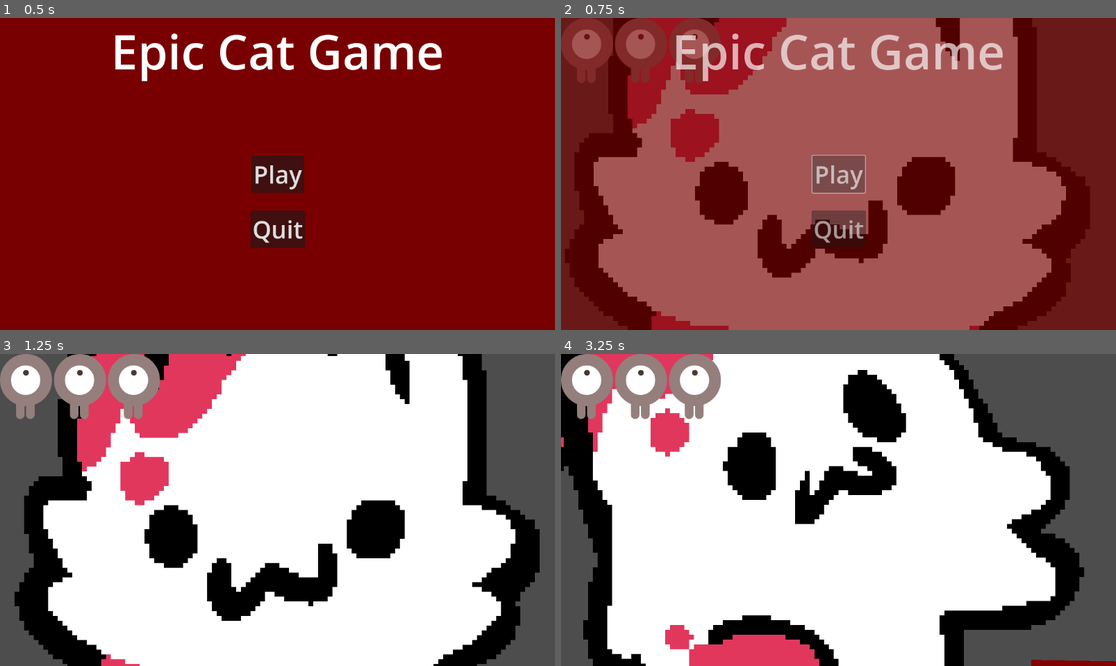
Above: before the commit, frames 1-4 (two rows, left to right).
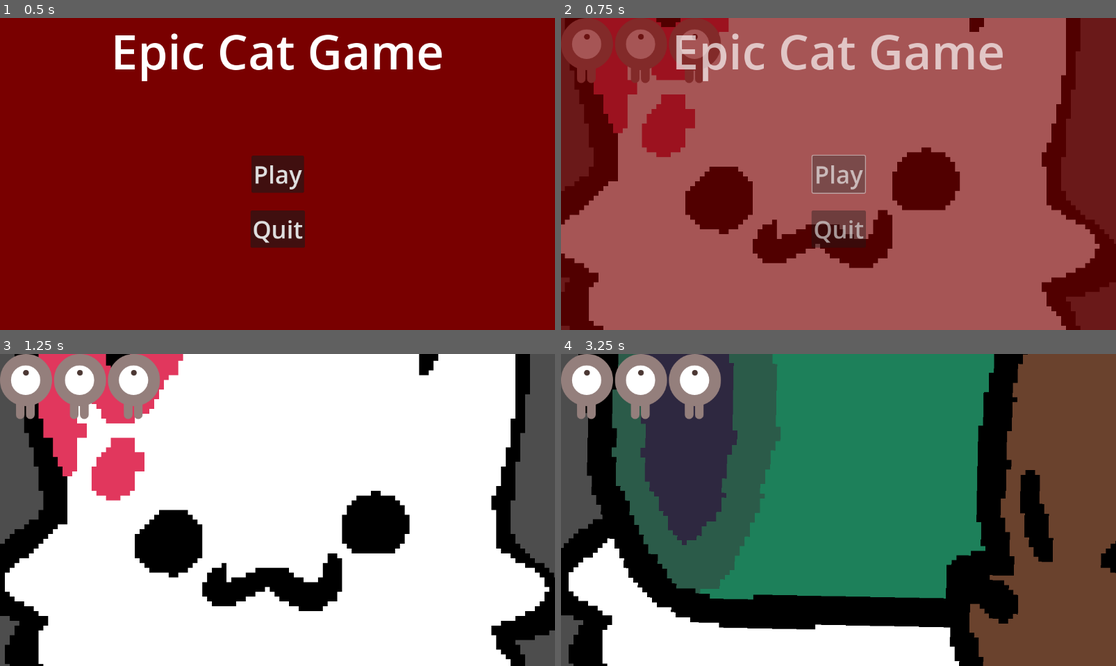
Above: after the commit, the same moments.

Repository: miyo6032/ProjectGodotWild63
Game: Godot game, scene res://scenes/main.tscn
Two runs of this game, one before a commit and one after it. Both use one fixed random seed, a clock stepped at 60 frames per second and the inputs below.
Inputs:
- Up to frame 1 (0.5 s): no input
- Up to frame 2 (0.75 s): click "Play" at 0.5 s
- Up to frame 3 (1.25 s): no input
- Up to frame 4 (3.25 s): tap Enter at 1.25 s; hold Right (attack_right) 1.28-2.03 s; tap Tab at 1.35, 2.1, 2.85 s; hold Down (attack_down) 2.03-2.78 s; hold Right (attack_right) from 2.78 s (still down)

Frame 1 is identical in both runs. In frame 2, 25% of the frame differs, in the area x 0-100%, y 0-100%; in frame 3, 26%; in frame 4, 86%.

Commit message:
Add enemy sprites

Diff:
--- a/scenes/EnemyDeathState.gd
+++ b/scenes/EnemyDeathState.gd
@@ -6,9 +6,14 @@
 
 func enter(_msg := {}) -> void:
     state_data.can_move = false
+
+    var direction = player.global_position - enemy.global_position
+    if direction.x != 0:
+        enemy.animated_sprite.flip_v = false
+        enemy.animated_sprite.flip_h = direction.x < 0
+
     enemy.animated_sprite.play("die")
     await enemy.animated_sprite.animation_finished
-    await get_tree().create_timer(0.1).timeout
     enemy.queue_free()
 
 func physics_update(delta: float) -> void:
--- a/scenes/EnemyRangedAttackState.gd
+++ b/scenes/EnemyRangedAttackState.gd
@@ -18,6 +18,11 @@
         fireball_tween.tween_callback(fireball).set_delay(telegraph_time)
         current_time = 0
 
+        var direction = player.global_position - enemy.global_position
+        if direction.x != 0:
+            enemy.animated_sprite.flip_v = false
+            enemy.animated_sprite.flip_h = direction.x < 0
+
 func fireball():
     state_data.can_move = true
     shoot_logic.shoot(enemy, player)
--- a/scenes/Player.gd
+++ b/scenes/Player.gd
@@ -81,7 +81,7 @@
         particle_animation_player.play("move")
     else:
         animated_sprite.stop()
-        # animated_sprite.animation = "idle"
+        animated_sprite.animation = "idle"
         particle_animation_player.play("idle")
 
 func _physics_process(delta):
--- a/scenes/StunnedState.gd
+++ b/scenes/StunnedState.gd
@@ -2,7 +2,6 @@
 
 class_name StunnedState
 
-@export var stun_time : float = 1.0
 @export var recover_state : State
 @export var transition_speed : float = 4.0
 
@@ -10,11 +9,14 @@
 
 func enter(_msg := {}) -> void:
     state_data.can_move = false
-    enemy.animated_sprite.play("idle")
-    stunned_tween = create_tween()
-    stunned_tween.tween_callback(remove_stun).set_delay(stun_time)
 
-func remove_stun():
+    var direction = player.global_position - enemy.global_position
+    if direction.x != 0:
+        enemy.animated_sprite.flip_v = false
+        enemy.animated_sprite.flip_h = direction.x < 0
+
+    enemy.animated_sprite.play("hit")
+    await enemy.animated_sprite.animation_finished
     state_data.can_move = true
     state_data.stunned = false
     state_machine.transition_to(recover_state)
--- a/scenes/main_test.tscn
+++ b/scenes/main_test.tscn
@@ -196,11 +196,10 @@
 shape = SubResource("RectangleShape2D_ysrwd")
 
 [node name="Block" type="StaticBody2D" parent="Environment"]
-position = Vector2(0, 66)
+position = Vector2(0, 22.0556)
 collision_mask = 0
 
 [node name="CollisionShape2D" type="CollisionShape2D" parent="Environment/Block"]
-position = Vector2(0, -65.7222)
 shape = SubResource("RectangleShape2D_f1k5h")
 
 [node name="CameraFollow" type="Node2D" parent="." node_paths=PackedStringArray("target")]
--- a/scenes/player.tscn
+++ b/scenes/player.tscn
@@ -1054,8 +1054,8 @@
 angular_velocity_max = 720.0
 angle_min = 1.0
 angle_max = 360.0
-scale_amount_min = 20.0
-scale_amount_max = 30.0
+scale_amount_min = 10.0
+scale_amount_max = 15.0
 color = Color(0.396078, 0, 0, 1)
 hue_variation_min = -0.04
 hue_variation_max = 0.12
--- a/scenes/ranged_enemy.tscn
+++ b/scenes/ranged_enemy.tscn
@@ -1,10 +1,13 @@
-[gd_scene load_steps=39 format=3 uid="uid://cs1t3p46kqe1l"]
+[gd_scene load_steps=60 format=3 uid="uid://cs1t3p46kqe1l"]
 
 [ext_resource type="Script" path="res://scenes/Enemy.gd" id="1_tl3v6"]
-[ext_resource type="Texture2D" uid="uid://lo0ibcg8l6hc" path="res://prototype2/art/mage.png" id="2_ds85t"]
+[ext_resource type="Texture2D" uid="uid://ceg4tavj7egq4" path="res://graphics/enemy/troop/troop_prepare.png" id="3_6uskc"]
 [ext_resource type="Script" path="res://prototype/scenes/Damageable.gd" id="4_iafrh"]
+[ext_resource type="Texture2D" uid="uid://cfgerlikle57n" path="res://graphics/enemy/troop/troop_knocked.png" id="4_jgfhr"]
+[ext_resource type="Texture2D" uid="uid://h75v8mcijmau" path="res://graphics/enemy/troop/troop_idle.png" id="4_y45da"]
 [ext_resource type="Script" path="res://scenes/BaseObjectDetector.gd" id="5_jgagf"]
 [ext_resource type="Script" path="res://scenes/EnemyRangedAttackState.gd" id="5_m8asx"]
+[ext_resource type="Texture2D" uid="uid://d1wnr4tyyri7p" path="res://graphics/enemy/troop/troop_run.png" id="5_nyu3d"]
 [ext_resource type="Script" path="res://scenes/CompositeState.gd" id="6_5cvel"]
 [ext_resource type="Script" path="res://scenes/ShootLogic.gd" id="8_b4ex6"]
 [ext_resource type="Script" path="res://scenes/MoveRandomlyState.gd" id="8_bfeme"]
@@ -27,106 +30,237 @@
 shader_parameter/mix_weight = 0.7
 shader_parameter/do_mix = false
 
-[sub_resource type="AtlasTexture" id="AtlasTexture_va1t7"]
-atlas = ExtResource("2_ds85t")
-region = Rect2(9, 0, 9, 9)
-
-[sub_resource type="AtlasTexture" id="AtlasTexture_roh2j"]
-atlas = ExtResource("2_ds85t")
-region = Rect2(18, 0, 9, 9)
-
-[sub_resource type="AtlasTexture" id="AtlasTexture_deco4"]
-atlas = ExtResource("2_ds85t")
-region = Rect2(72, 0, 9, 9)
-
-[sub_resource type="AtlasTexture" id="AtlasTexture_5rkmr"]
-atlas = ExtResource("2_ds85t")
-region = Rect2(81, 0, 9, 9)
-
-[sub_resource type="AtlasTexture" id="AtlasTexture_foixl"]
-atlas = ExtResource("2_ds85t")
-region = Rect2(0, 0, 9, 9)
-
-[sub_resource type="AtlasTexture" id="AtlasTexture_bdmkr"]
-atlas = ExtResource("2_ds85t")
-region = Rect2(27, 0, 9, 9)
-
-[sub_resource type="AtlasTexture" id="AtlasTexture_fgmhl"]
-atlas = ExtResource("2_ds85t")
-region = Rect2(36, 0, 9, 9)
-
-[sub_resource type="AtlasTexture" id="AtlasTexture_6sstm"]
-atlas = ExtResource("2_ds85t")
-region = Rect2(45, 0, 9, 9)
-
-[sub_resource type="AtlasTexture" id="AtlasTexture_xluny"]
-atlas = ExtResource("2_ds85t")
-region = Rect2(54, 0, 9, 9)
-
-[sub_resource type="AtlasTexture" id="AtlasTexture_v4c1s"]
-atlas = ExtResource("2_ds85t")
-region = Rect2(63, 0, 9, 9)
+[sub_resource type="AtlasTexture" id="AtlasTexture_4oa6t"]
+atlas = ExtResource("3_6uskc")
+region = Rect2(0, 0, 300, 200)
+
+[sub_resource type="AtlasTexture" id="AtlasTexture_kgimi"]
+atlas = ExtResource("3_6uskc")
+region = Rect2(300, 0, 300, 200)
+
+[sub_resource type="AtlasTexture" id="AtlasTexture_1smcp"]
+atlas = ExtResource("3_6uskc")
+region = Rect2(600, 0, 300, 200)
+
+[sub_resource type="AtlasTexture" id="AtlasTexture_n4f5y"]
+atlas = ExtResource("3_6uskc")
+region = Rect2(900, 0, 300, 200)
+
+[sub_resource type="AtlasTexture" id="AtlasTexture_2cjsc"]
+atlas = ExtResource("3_6uskc")
+region = Rect2(1200, 0, 300, 200)
+
+[sub_resource type="AtlasTexture" id="AtlasTexture_6y71s"]
+atlas = ExtResource("3_6uskc")
+region = Rect2(1500, 0, 300, 200)
+
+[sub_resource type="AtlasTexture" id="AtlasTexture_cqurd"]
+atlas = ExtResource("3_6uskc")
+region = Rect2(1800, 0, 300, 200)
+
+[sub_resource type="AtlasTexture" id="AtlasTexture_3wlku"]
+atlas = ExtResource("3_6uskc")
+region = Rect2(2100, 0, 300, 200)
+
+[sub_resource type="AtlasTexture" id="AtlasTexture_qccrq"]
+atlas = ExtResource("4_jgfhr")
+region = Rect2(0, 0, 300, 200)
+
+[sub_resource type="AtlasTexture" id="AtlasTexture_2kmc1"]
+atlas = ExtResource("4_jgfhr")
+region = Rect2(300, 0, 300, 200)
+
+[sub_resource type="AtlasTexture" id="AtlasTexture_sn7mn"]
+atlas = ExtResource("4_jgfhr")
+region = Rect2(0, 0, 300, 200)
+
+[sub_resource type="AtlasTexture" id="AtlasTexture_3nn7a"]
+atlas = ExtResource("4_jgfhr")
+region = Rect2(300, 0, 300, 200)
+
+[sub_resource type="AtlasTexture" id="AtlasTexture_l4v00"]
+atlas = ExtResource("4_y45da")
+region = Rect2(0, 0, 300, 200)
+
+[sub_resource type="AtlasTexture" id="AtlasTexture_4ka0b"]
+atlas = ExtResource("4_y45da")
+region = Rect2(300, 0, 300, 200)
+
+[sub_resource type="AtlasTexture" id="AtlasTexture_fvfb8"]
+atlas = ExtResource("4_y45da")
+region = Rect2(600, 0, 300, 200)
+
+[sub_resource type="AtlasTexture" id="AtlasTexture_5bl45"]
+atlas = ExtResource("4_y45da")
+region = Rect2(900, 0, 300, 200)
+
+[sub_resource type="AtlasTexture" id="AtlasTexture_m41nk"]
+atlas = ExtResource("4_y45da")
+region = Rect2(1200, 0, 300, 200)
+
+[sub_resource type="AtlasTexture" id="AtlasTexture_01ee5"]
+atlas = ExtResource("4_y45da")
+region = Rect2(1500, 0, 300, 200)
+
+[sub_resource type="AtlasTexture" id="AtlasTexture_5rmyf"]
+atlas = ExtResource("4_y45da")
+region = Rect2(1800, 0, 300, 200)
+
+[sub_resource type="AtlasTexture" id="AtlasTexture_1ju0t"]
+atlas = ExtResource("4_y45da")
+region = Rect2(2100, 0, 300, 200)
+
+[sub_resource type="AtlasTexture" id="AtlasTexture_ikw2m"]
+atlas = ExtResource("5_nyu3d")
+region = Rect2(0, 0, 300, 200)
+
+[sub_resource type="AtlasTexture" id="AtlasTexture_oviqe"]
+atlas = ExtResource("5_nyu3d")
+region = Rect2(300, 0, 300, 200)
+
+[sub_resource type="AtlasTexture" id="AtlasTexture_0orpx"]
+atlas = ExtResource("5_nyu3d")
+region = Rect2(600, 0, 300, 200)
+
+[sub_resource type="AtlasTexture" id="AtlasTexture_lraqr"]
+atlas = ExtResource("5_nyu3d")
+region = Rect2(900, 0, 300, 200)
+
+[sub_resource type="AtlasTexture" id="AtlasTexture_v0j65"]
+atlas = ExtResource("5_nyu3d")
+region = Rect2(1200, 0, 300, 200)
+
+[sub_resource type="AtlasTexture" id="AtlasTexture_xvch4"]
+atlas = ExtResource("5_nyu3d")
+region = Rect2(1500, 0, 300, 200)
+
+[sub_resource type="AtlasTexture" id="AtlasTexture_0ni8t"]
+atlas = ExtResource("5_nyu3d")
+region = Rect2(1800, 0, 300, 200)
+
+[sub_resource type="AtlasTexture" id="AtlasTexture_3pm7d"]
+atlas = ExtResource("5_nyu3d")
+region = Rect2(2100, 0, 300, 200)
 
 [sub_resource type="SpriteFrames" id="SpriteFrames_nleu6"]
 animations = [{
 "frames": [{
 "duration": 1.0,
-"texture": SubResource("AtlasTexture_va1t7")
-}, {
-"duration": 1.0,
-"texture": SubResource("AtlasTexture_roh2j")
+"texture": SubResource("AtlasTexture_4oa6t")
+}, {
+"duration": 1.0,
+"texture": SubResource("AtlasTexture_kgimi")
+}, {
+"duration": 1.0,
+"texture": SubResource("AtlasTexture_1smcp")
+}, {
+"duration": 1.0,
+"texture": SubResource("AtlasTexture_n4f5y")
+}, {
+"duration": 1.0,
+"texture": SubResource("AtlasTexture_2cjsc")
+}, {
+"duration": 1.0,
+"texture": SubResource("AtlasTexture_6y71s")
+}, {
+"duration": 1.0,
+"texture": SubResource("AtlasTexture_cqurd")
+}, {
+"duration": 1.0,
+"texture": SubResource("AtlasTexture_3wlku")
 }],
-"loop": true,
+"loop": false,
 "name": &"attack",
-"speed": 12.0
+"speed": 24.0
 }, {
 "frames": [{
 "duration": 1.0,
-"texture": SubResource("AtlasTexture_deco4")
-}, {
-"duration": 1.0,
-"texture": SubResource("AtlasTexture_5rkmr")
+"texture": SubResource("AtlasTexture_qccrq")
+}, {
+"duration": 12.0,
+"texture": SubResource("AtlasTexture_2kmc1")
 }],
 "loop": false,
 "name": &"die",
-"speed": 12.0
+"speed": 24.0
 }, {
 "frames": [{
 "duration": 1.0,
-"texture": SubResource("AtlasTexture_foixl")
+"texture": SubResource("AtlasTexture_sn7mn")
+}, {
+"duration": 12.0,
+"texture": SubResource("AtlasTexture_3nn7a")
+}],
+"loop": false,
+"name": &"hit",
+"speed": 24.0
+}, {
+"frames": [{
+"duration": 1.0,
+"texture": SubResource("AtlasTexture_l4v00")
+}, {
+"duration": 1.0,
+"texture": SubResource("AtlasTexture_4ka0b")
+}, {
+"duration": 1.0,
+"texture": SubResource("AtlasTexture_fvfb8")
+}, {
+"duration": 1.0,
+"texture": SubResource("AtlasTexture_5bl45")
+}, {
+"duration": 1.0,
+"texture": SubResource("AtlasTexture_m41nk")
+}, {
+"duration": 1.0,
+"texture": SubResource("AtlasTexture_01ee5")
+}, {
+"duration": 1.0,
+"texture": SubResource("AtlasTexture_5rmyf")
+}, {
+"duration": 1.0,
+"texture": SubResource("AtlasTexture_1ju0t")
 }],
 "loop": true,
 "name": &"idle",
-"speed": 12.0
+"speed": 24.0
 }, {
 "frames": [{
 "duration": 1.0,
-"texture": SubResource("AtlasTexture_bdmkr")
-}, {
-"duration": 1.0,
-"texture": SubResource("AtlasTexture_fgmhl")
-}, {
-"duration": 1.0,
-"texture": SubResource("AtlasTexture_6sstm")
-}, {
-"duration": 1.0,
-"texture": SubResource("AtlasTexture_xluny")
-}, {
-"duration": 1.0,
-"texture": SubResource("AtlasTexture_v4c1s")
+"texture": SubResource("AtlasTexture_ikw2m")
+}, {
+"duration": 1.0,
+"texture": SubResource("AtlasTexture_oviqe")
+}, {
+"duration": 1.0,
+"texture": SubResource("AtlasTexture_0orpx")
+}, {
+"duration": 1.0,
+"texture": SubResource("AtlasTexture_lraqr")
+}, {
+"duration": 1.0,
+"texture": SubResource("AtlasTexture_v0j65")
+}, {
+"duration": 1.0,
+"texture": SubResource("AtlasTexture_xvch4")
+}, {
+"duration": 1.0,
+"texture": SubResource("AtlasTexture_0ni8t")
+}, {
+"duration": 1.0,
+"texture": SubResource("AtlasTexture_3pm7d")
 }],
 "loop": true,
 "name": &"move",
-"speed": 12.0
+"speed": 24.0
 }]
 
 [sub_resource type="CapsuleShape2D" id="CapsuleShape2D_p3s8m"]
-radius = 30.0
-height = 156.0
+radius = 79.0
+height = 166.0
 
 [sub_resource type="CapsuleShape2D" id="CapsuleShape2D_blc4p"]
-radius = 29.0
-height = 154.0
+radius = 72.0
+height = 198.0
 
 [sub_resource type="Animation" id="Animation_02yk4"]
 resource_name = "RESET"
@@ -166,10 +300,10 @@
 tracks/0/interp = 1
 tracks/0/loop_wrap = true
 tracks/0/keys = {
-"times": PackedFloat32Array(0),
-"transitions": PackedFloat32Array(1),
+"times": PackedFloat32Array(0, 0.1),
+"transitions": PackedFloat32Array(1, 1),
 "update": 1,
-"values": [true]
+"values": [true, false]
 }
 tracks/1/type = "value"
 tracks/1/imported = false
@@ -218,11 +352,11 @@
 texture_filter = 1
 material = SubResource("ShaderMaterial_5x272")
 position = Vector2(0, -80)
-scale = Vector2(18, 18)
 sprite_frames = SubResource("SpriteFrames_nleu6")
-animation = &"move"
+animation = &"hit"
 
 [node name="CollisionShape2D" type="CollisionShape2D" parent="."]
+rotation = 1.5708
 shape = SubResource("CapsuleShape2D_p3s8m")
 
 [node name="Damageable" type="Area2D" parent="."]
@@ -232,6 +366,7 @@
 script = ExtResource("4_iafrh")
 
 [node name="CollisionShape2D" type="CollisionShape2D" parent="Damageable"]
+rotation = 1.5708
 shape = SubResource("CapsuleShape2D_blc4p")
 
 [node name="AnimationPlayer" type="AnimationPlayer" parent="."]
@@ -352,8 +487,8 @@
 angular_velocity_max = 720.0
 angle_min = 1.0
 angle_max = 360.0
-scale_amount_min = 20.0
-scale_amount_max = 30.0
+scale_amount_min = 10.0
+scale_amount_max = 15.0
 color = Color(0.396078, 0, 0, 1)
 hue_variation_min = -0.04
 hue_variation_max = 0.12
